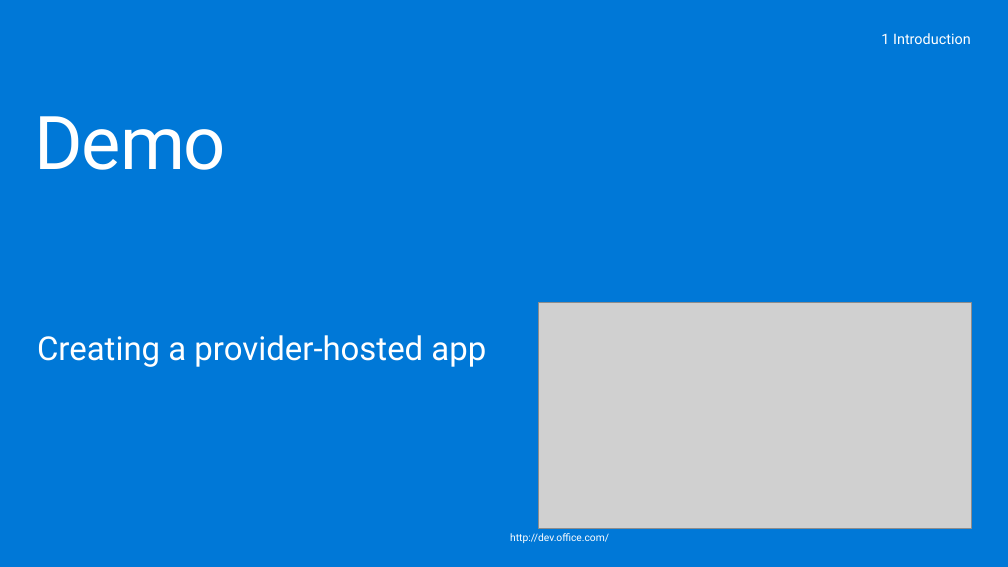
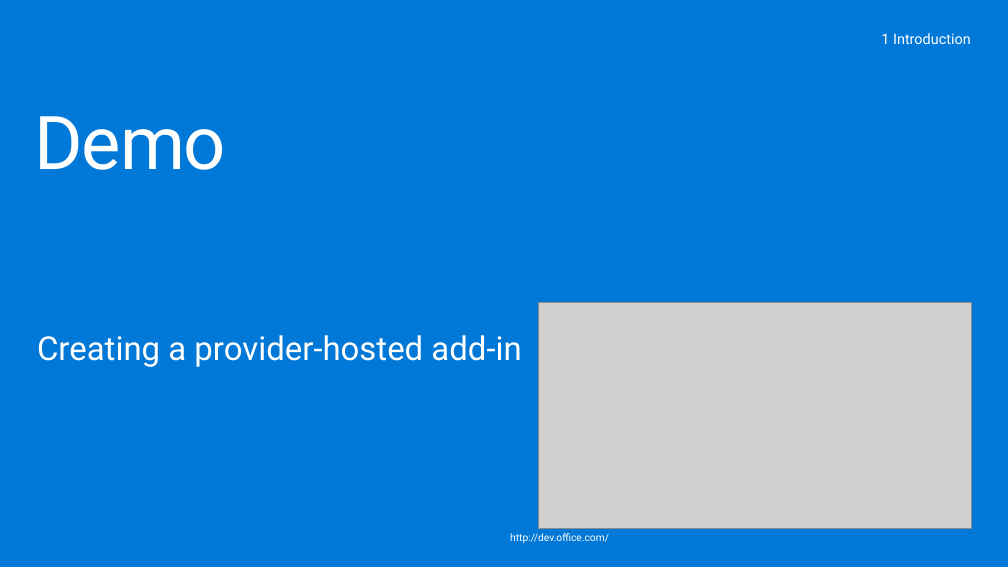
Before and after one commit to fabbbiob/TrainingContent, a slide deck: slide 10 of O3652/O3652-6 Deep Dive into Provider Hosted Add-ins/O3652-6 Deep Dive into Provider Hosted Apps.pptx (slide 11 before the commit). Drawn at 1008x567 pixels with LibreOffice and Linux fonts; fonts in the diff are those of the drawing; grey boxes stand for pictures; background and template pictures are left out. Boxes give left, top, right and bottom in pixels: in the first picture for what was removed or moved away, otherwise in the second. Text is boxed around its words. In the diff, an @@ line names an element or a change of style, - is before the commit and + after.

```diff
--- a/O3652/O3652-6 Deep Dive into Provider Hosted Add-ins/O3652-6 Deep Dive into Provider Hosted Apps.pptx
+++ b/O3652/O3652-6 Deep Dive into Provider Hosted Add-ins/O3652-6 Deep Dive into Provider Hosted Apps.pptx
@@ text at box(37, 335, 521, 367): text changed @@
-Creating a provider-hosted app
+Creating a provider-hosted add-in
```
Also in this commit, not shown: 16 other slides changed, 1 slide added, 3 slides removed.
